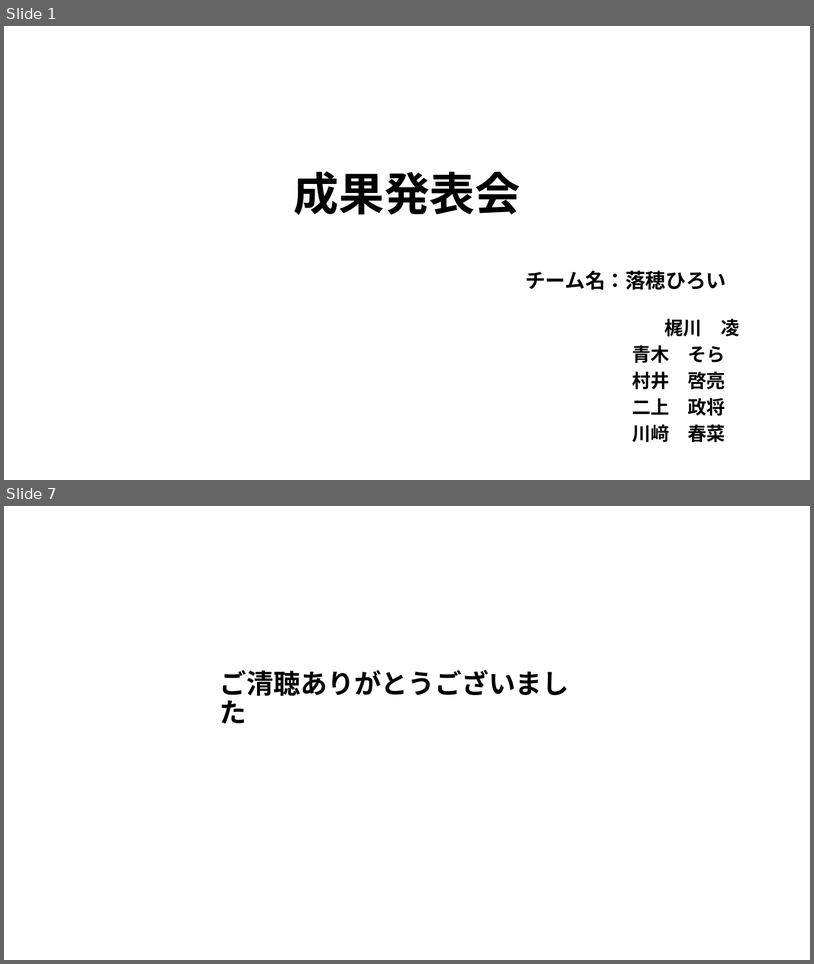
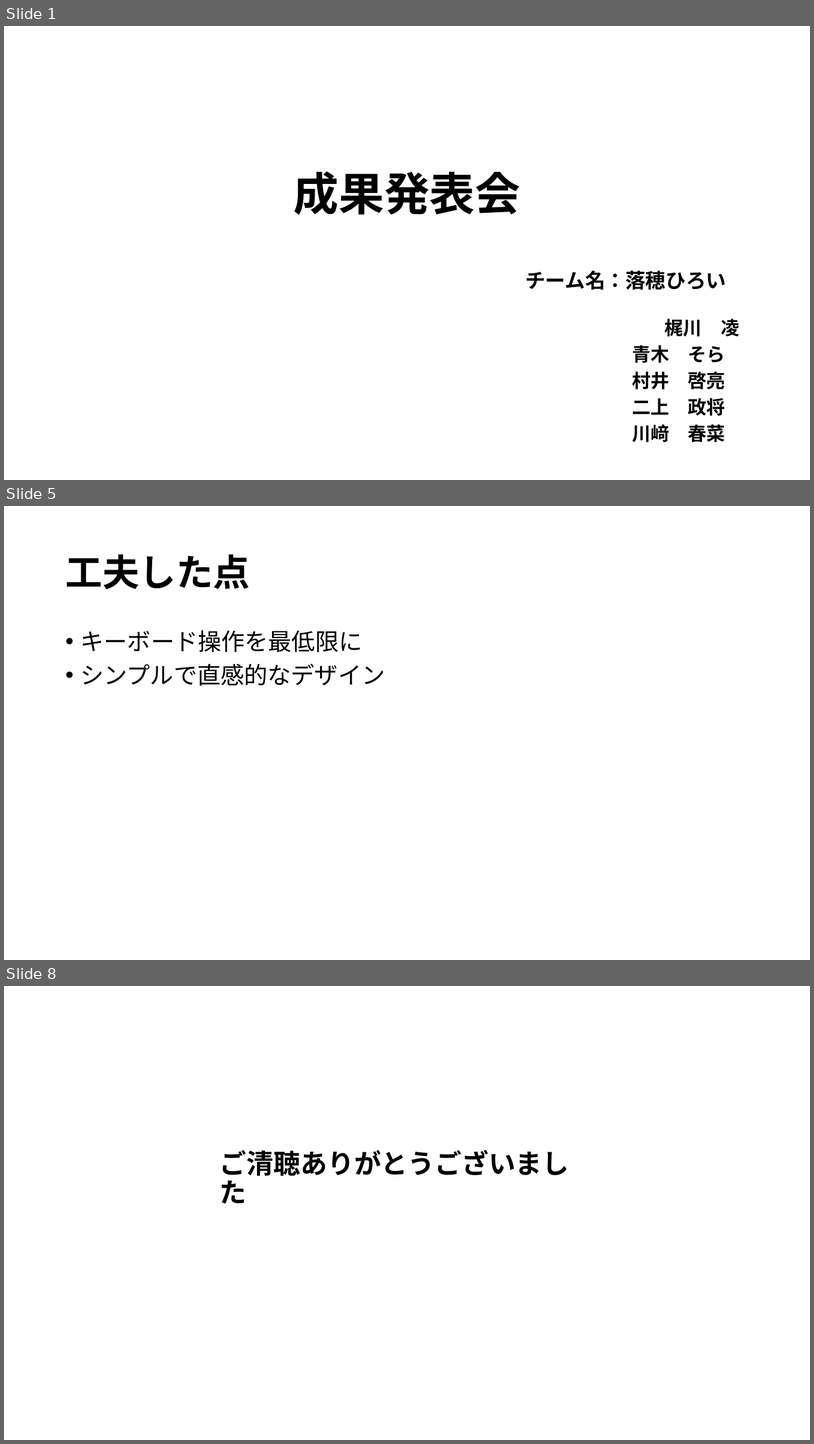
Before and after one commit to plusdojo2025/A5, a slide deck: documents/発表準備/6月成果発表会.pptx. Shown one above the other, each under a label of ours: slides 1 and 7 before the commit, slides 1, 5 and 8 after it; the slides between them are not shown. The pictures are 814x964 and 814x1444 pixels, drawn with LibreOffice and Linux fonts; fonts in the diff are those of the drawing. Boxes give left, top, right and bottom in pixels: in the first picture for what was removed or moved away, otherwise in the second. Text is boxed around its words. In the diff, an @@ line names an element or a change of style, - is before the commit and + after.

```diff
--- a/documents/発表準備/6月成果発表会.pptx
+++ b/documents/発表準備/6月成果発表会.pptx
@@ slide 5 added at box(4, 506, 810, 960), background #FFFFFF @@
@@ title added at box(65, 554, 250, 589), 44 pt, text #000000, bold @@
+工夫した点
@@ text added at box(81, 630, 386, 686), 28 pt, text #000000 @@
+• キーボード操作を最低限に
+• シンプルで直感的なデザイン
@@ what was slide 7 is now slide 8 @@
```
Also in this commit, not shown: 1 slide changed, 4 other slides added, 4 slides removed, 2 other files.
